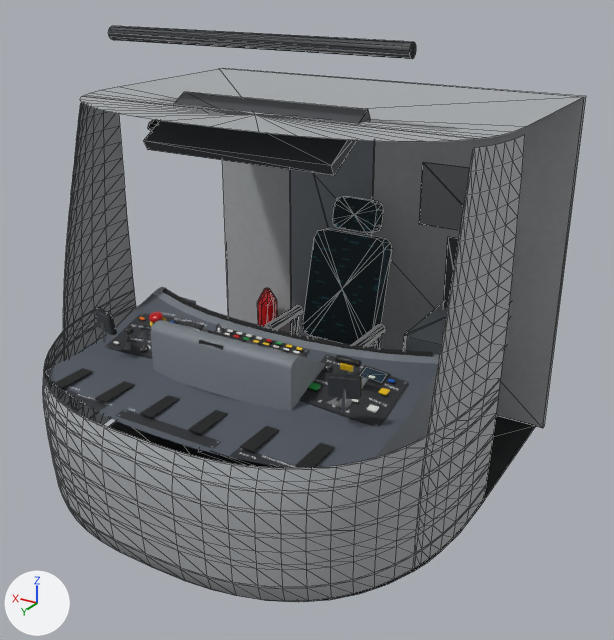
The glTF model tram_parts/extremites/tam302/cab_m.glb as it was, and as the next commit left it.
Both versions are drawn from a 50 mm camera at (-2.41, 7.08, 3.15) aimed at (-0.08, 3.21, 1.21). The lights are fixed; the arrows at lower left show +X, +Y and +Z. The older version comes first. Mesh edges are drawn as thin lines on the coarser meshes. Where no turn or scale is listed for an object, it has been applied to the vertices. Vertices at exactly the same position are counted once.

Before the edit, the objects in view are built like this:
```python
ob_cab_shell = bpy.data.objects.new('cab_shell', me_cab_shell)
ob_cab_shell.location = (0.0, 0.0, 0.0)
ob_desk = bpy.data.objects.new('desk', me_desk)
ob_desk.location = (0.0, 3.794, 1.1)
ob_driver_seat = bpy.data.objects.new('driver_seat', me_driver_seat)
ob_driver_seat.location = (0.0, 2.874, 0.32)
```
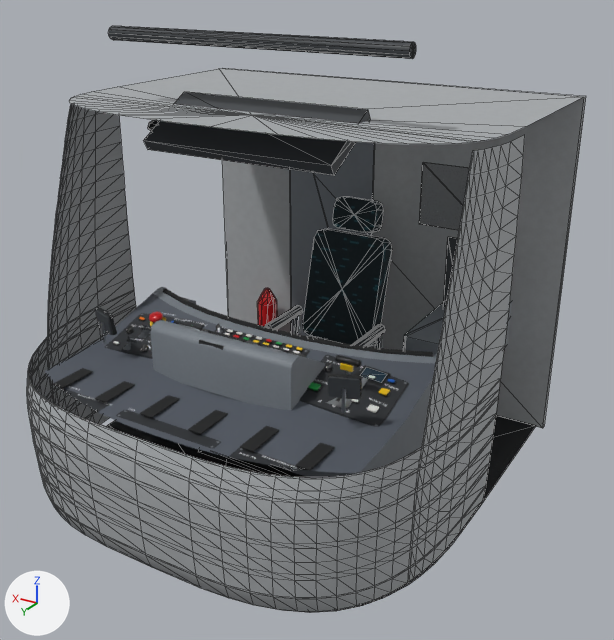
Boxes (x1, y1, x2, y2) around the edits, measured in the pictures (614 x 640 px; the box of a moved part takes in the faces that stretch with it):
'cab_shell', reshaped: before (43, 26, 586, 602); after (27, 26, 586, 613)
part 1 of me_cab_shell, moved or reshaped: before (73, 105, 525, 549); after (58, 107, 525, 563)
part 2 of me_cab_shell, surface changed: before (43, 100, 515, 602); after (27, 100, 515, 613)

Patch to the scene script:
```diff
--- a/tram_parts/extremites/tam302/cab_m.glb.py
+++ b/tram_parts/extremites/tam302/cab_m.glb.py
@@ me_cab_shell @@
 me_cab_shell.from_pydata(...)  # 1220 vertices, 2030 faces; spans x -1.25..1.25, y 1.66..4.62, z 0.32..2.81
 # used by ob_cab_shell; location = (0.0, 0.0, 0.0)
+# me_cab_shell part 1: 742 of 1220 vertices moved; they spanned x -1.25..1.25, y 3.32..4.61, z 0.32..2.42 and now span x -1.25..1.25, y 3.38..4.61, z 0.32..2.42; mean shift (0.0, 0.07, 0.0); largest move (-1.2, 3.72, 0.9) -> (-1.21, 3.85, 0.9)
+# me_cab_shell part 2: 1052 kept faces spanning x -1.24..1.24, y 2.17..4.62, z 0.32..2.42 get new texture (UV) coordinates
 me_cab_shell.materials.append(mat_btn_black)
```
